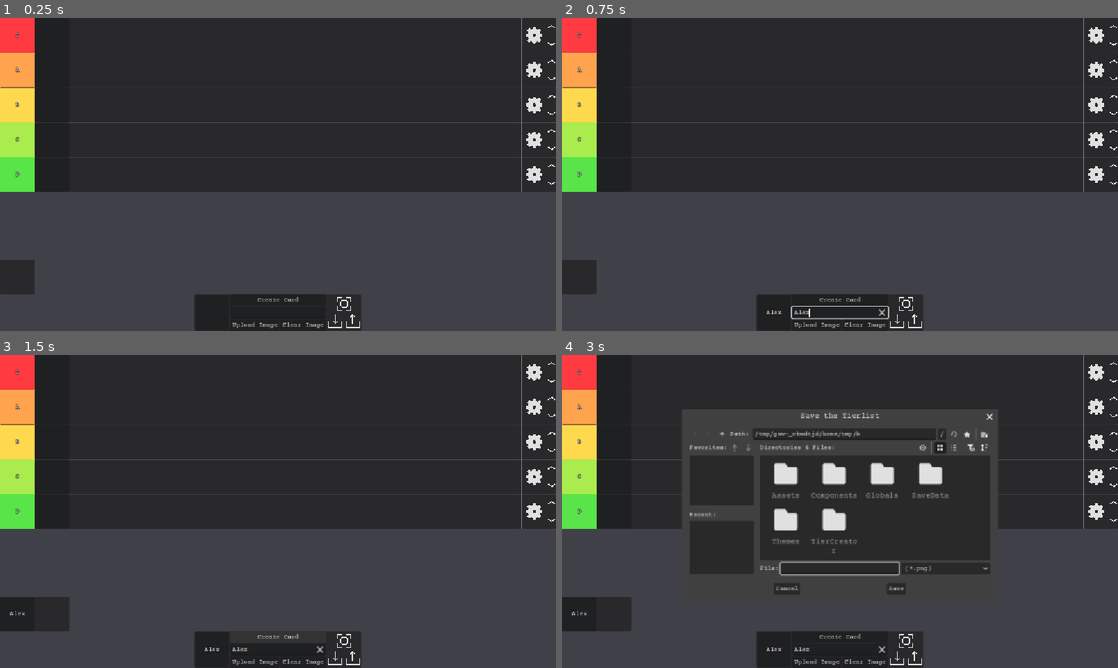
Above: before the commit, frames 1-4 (two rows, left to right).
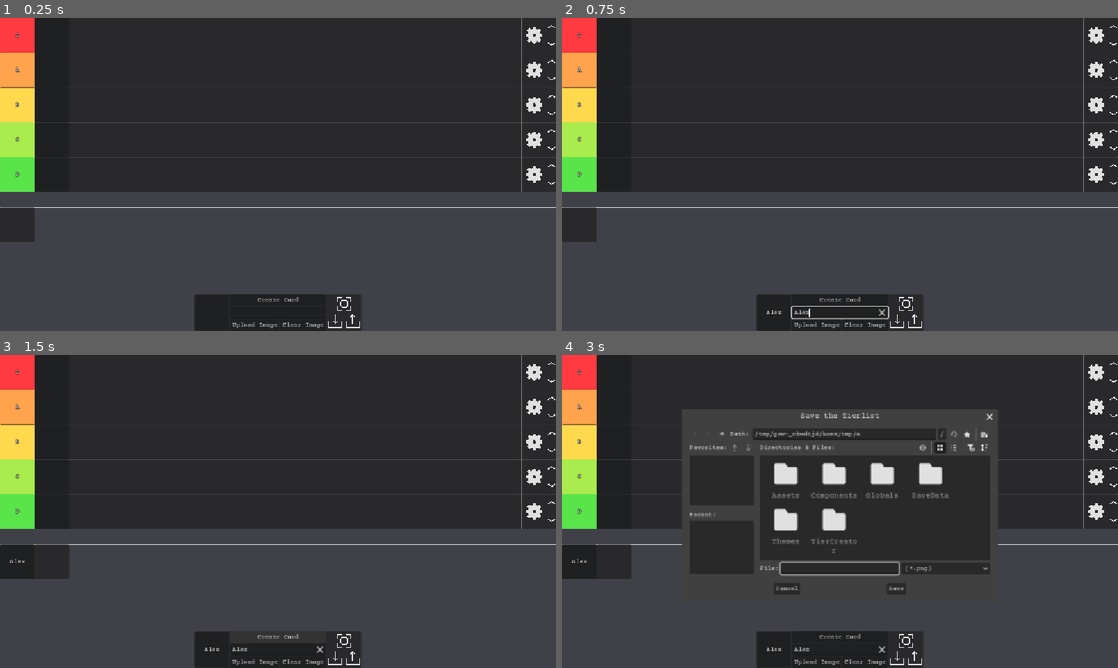
Above: after the commit, the same moments.

Repository: White-Dove-Gamedev/Tier-Creator
Game: Godot game, scene res://TierCreator/tier_creator.tscn
The game is run twice, just before and just after one commit, with the same random seed, the same clock (stepped at 60 frames per second) and the same inputs.
Inputs (mouse positions are in pixels of both pictures, inside the frame that each line leads up to):
- Up to frame 1 (0.25 s): no input
- Up to frame 2 (0.75 s): click (840, 312) at 0.52 s; type "Alex" at 0.6 s
- Up to frame 3 (1.5 s): click "Create Card" at 1.25 s
- Up to frame 4 (3 s): click "Clear Image" at 2 s; click (906, 639) at 2.75 s

The runs differ from the first frame. In frame 1, 1.6% of the frame differs, in the area x 0-100%, y 60-89%; in frame 2, 1.6%; in frame 3, 2.9%; in frame 4, 2.8%.

Commit message:
Increase CardBench height

Diff:
--- a/TierCreator/tier_creator.gd
+++ b/TierCreator/tier_creator.gd
@@ -62,7 +62,7 @@
 
 func set_card_bench_scroll_container() -> void:
 	card_bench_scroll_container.vertical_scroll_mode = ScrollContainer.SCROLL_MODE_SHOW_NEVER
-	card_bench_scroll_container.custom_minimum_size = Vector2(-1.0, Utils.MIN_SIZE_Y)
+	card_bench_scroll_container.custom_minimum_size = Vector2(-1.0, Utils.MIN_SIZE_Y * 2.5)
 
 
 func set_save_file_dialog() -> void:
Not shown, changed: CHANGELOG.md
